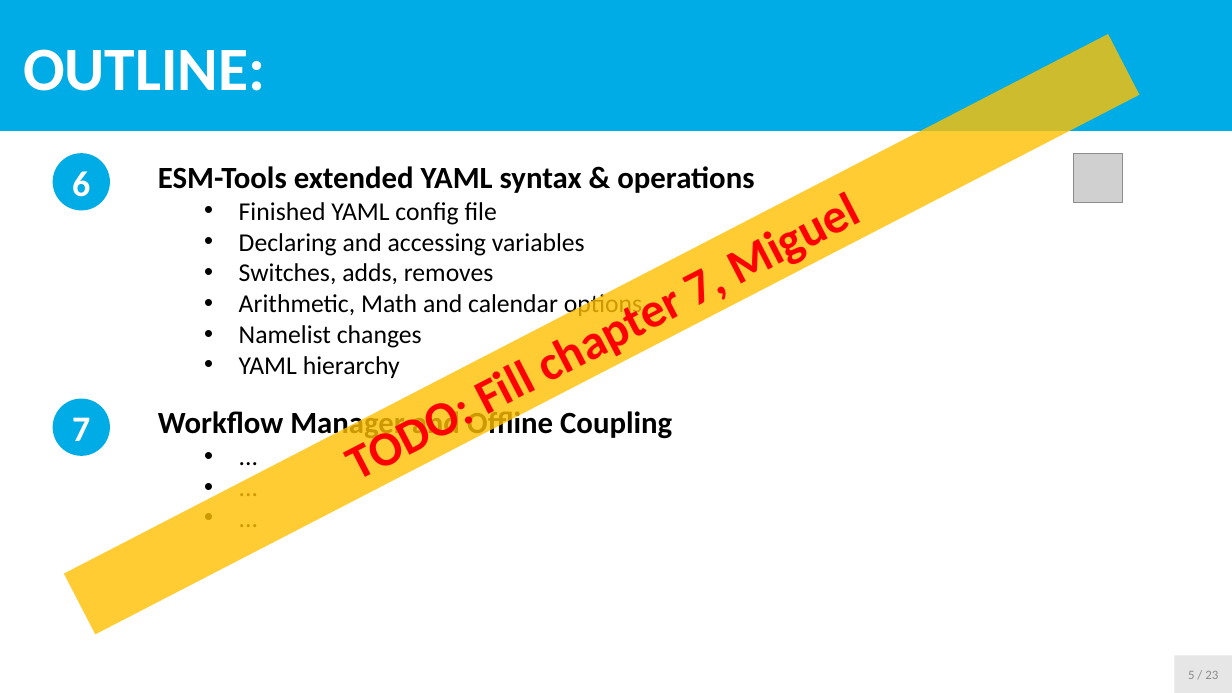
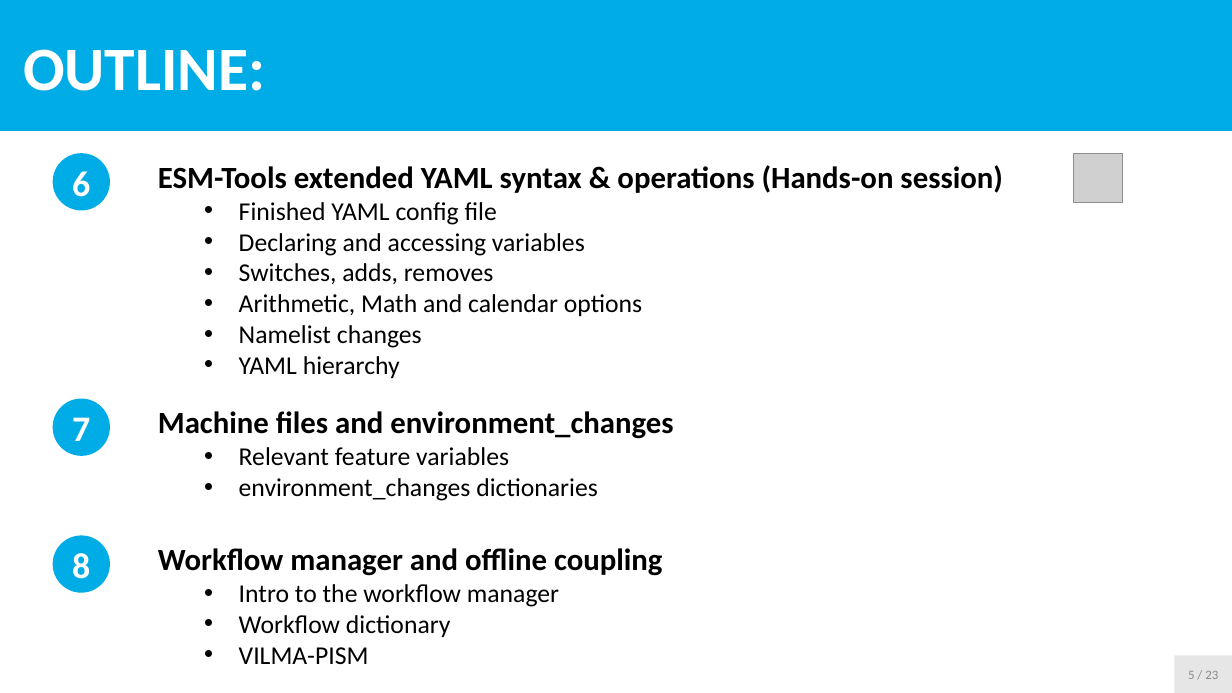
Before and after one commit to esm-tools/workshops, a slide deck: slide 5 of PalMod2022/docs/1_Introduction.pptx. Drawn at 1232x693 pixels with LibreOffice and Linux fonts; fonts in the diff are those of the drawing; grey boxes stand for pictures. Boxes give left, top, right and bottom in pixels: in the first picture for what was removed or moved away, otherwise in the second. Text is boxed around its words. In the diff, an @@ line names an element or a change of style, - is before the commit and + after.

Commit message:
changes to the introduction

```diff
--- a/PalMod2022/docs/1_Introduction.pptx
+++ b/PalMod2022/docs/1_Introduction.pptx
@@ rectangle removed at (64,35,1140,635) @@
-TODO: Fill chapter 7, Miguel
@@ text at (158,165,1002,193): text changed @@
-ESM-Tools extended YAML syntax & operations
+ESM-Tools extended YAML syntax & operations (Hands-on session)
@@ text at (158,411,673,501): text changed; size 24 to 20 pt; bold off @@
-Workflow Manager and Offline Coupling
-  • ...
-  • ...
-  • ...
+Machine files and environment_changes
+  • Relevant feature variables
+  • environment_changes dictionaries
@@ ellipse added at (53,535,110,592), fill #00ACE6, 28 pt, text #FFFFFF, bold @@
+8
@@ text added at (158,548,662,664), 20 pt, text #000000 @@
+Workflow manager and offline coupling
+  • Intro to the workflow manager
+  • Workflow dictionary
+  • VILMA-PISM
```
Also in this commit, not shown: 1 other slide changed.
